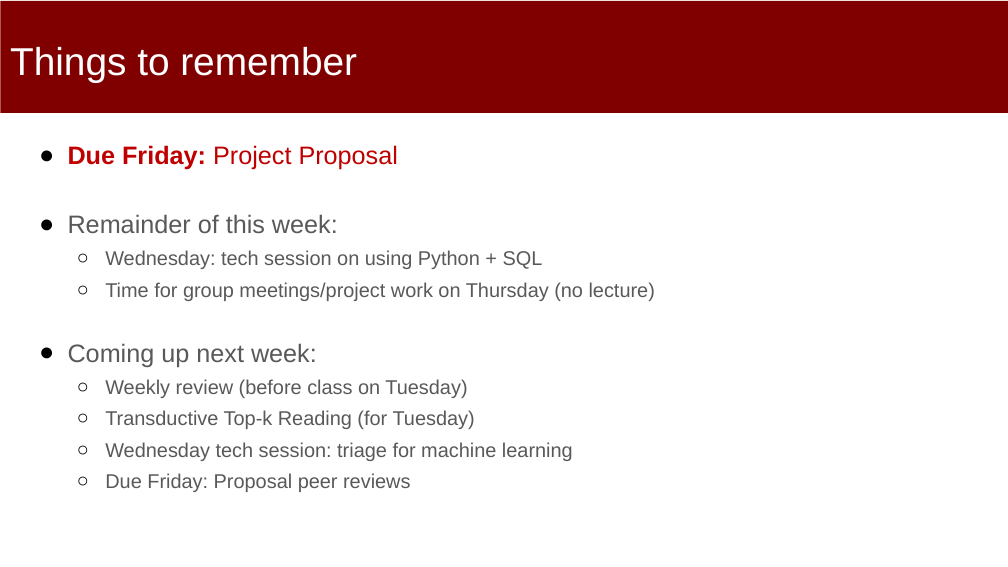
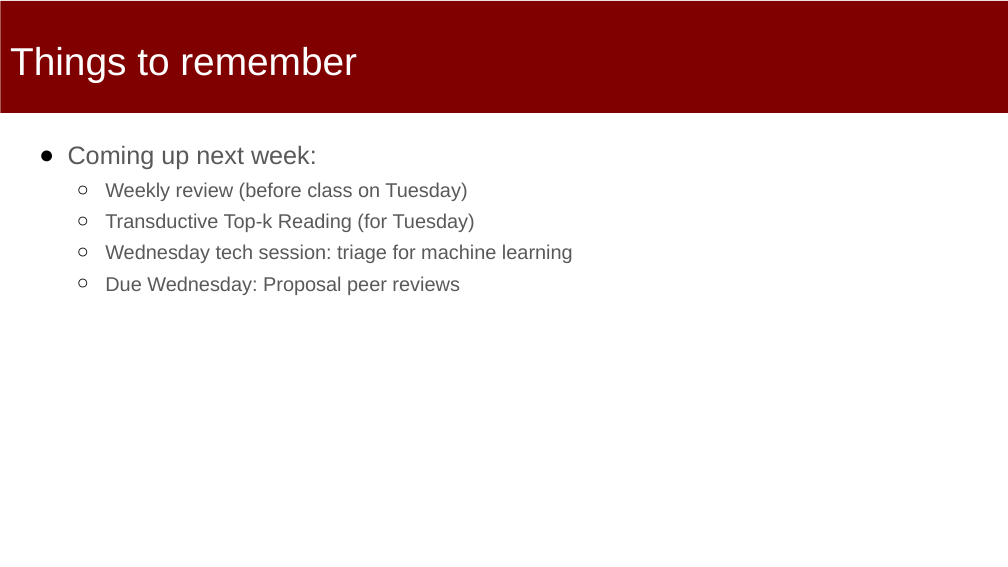
Before and after one commit to dssg/mlforpublicpolicylab, a slide deck: slide 33 of Lectures/09-Machine-Learning-Pipelines.pptx (slide 43 before the commit). Drawn at 1008x567 pixels with LibreOffice and Linux fonts; fonts in the diff are those of the drawing. Boxes give left, top, right and bottom in pixels: in the first picture for what was removed or moved away, otherwise in the second. Text is boxed around its words. In the diff, an @@ line names an element or a change of style, - is before the commit and + after.

```diff
--- a/Lectures/09-Machine-Learning-Pipelines.pptx
+++ b/Lectures/09-Machine-Learning-Pipelines.pptx
@@ text at [68, 145, 655, 301]: paragraphs removed @@
-● Due Friday: Project Proposal
-● Remainder of this week:
-  ○ Wednesday: tech session on using Python + SQL
-  ○ Time for group meetings/project work on Thursday (no lecture)
@@ text at [105, 276, 459, 295]: text changed @@
-  ○ Due Friday: Proposal peer reviews
+  ○ Due Wednesday: Proposal peer reviews
```
Also in this commit, not shown: 3 other slides changed, 10 slides removed, 1 other file.
